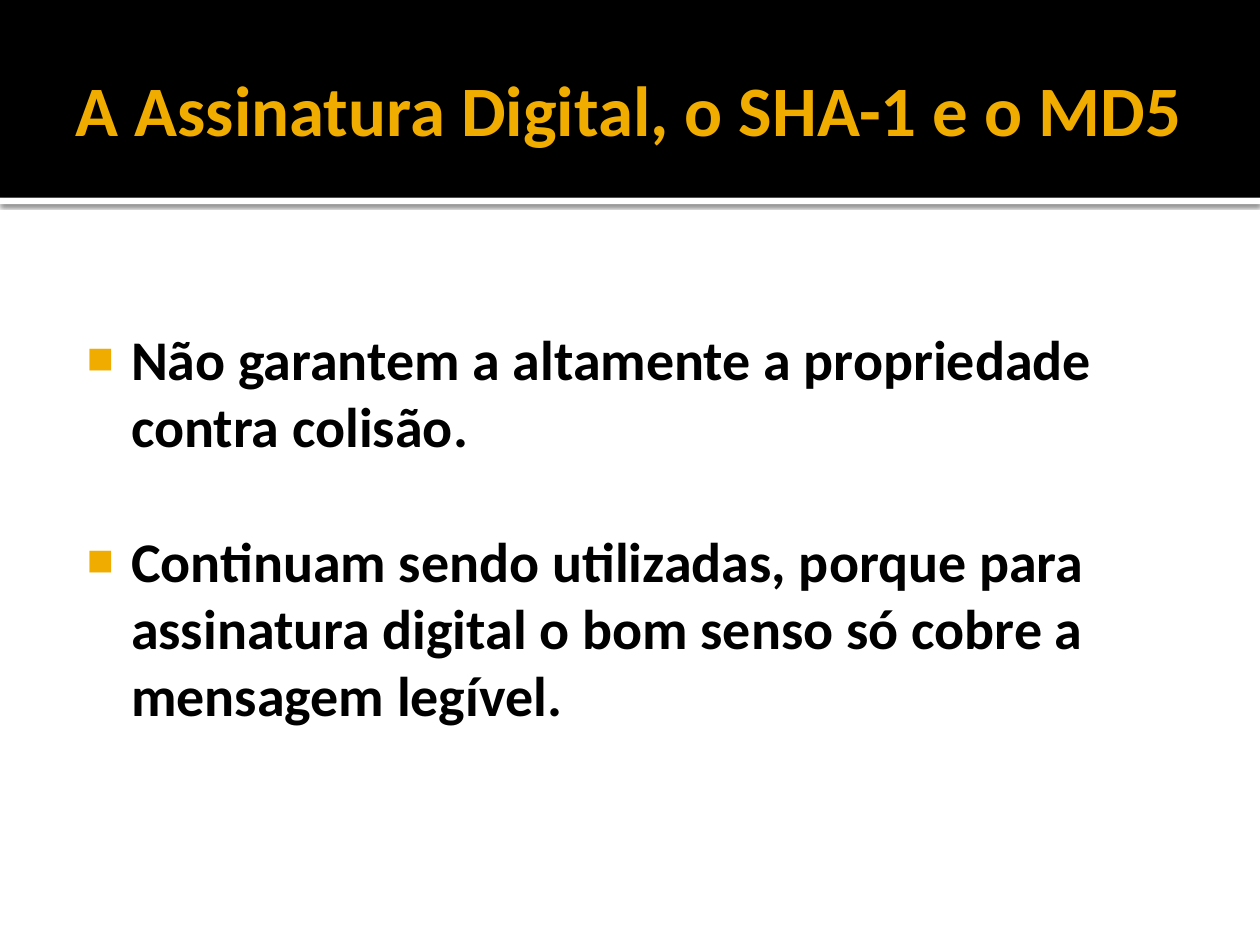
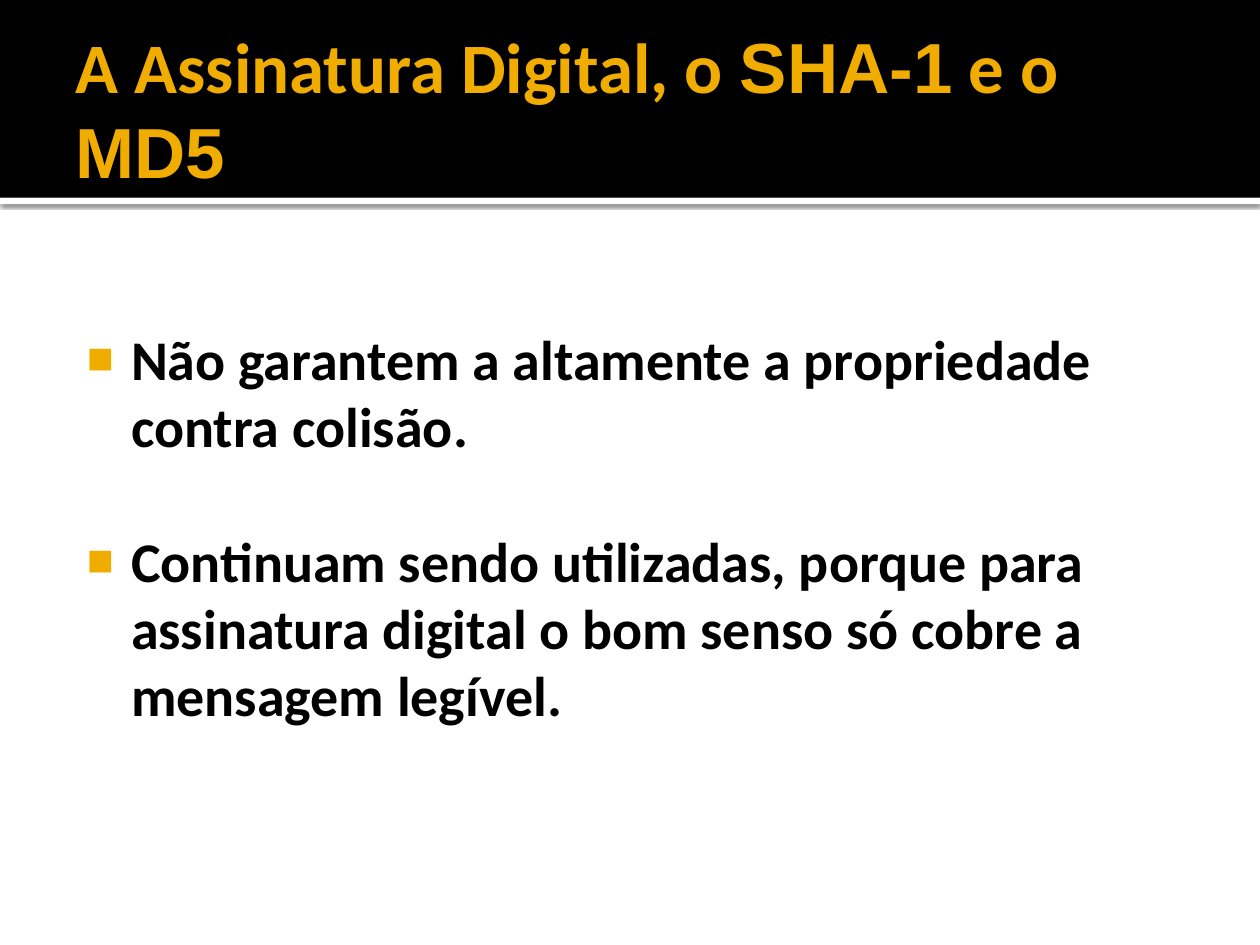
Before and after one commit to rayu1988/svn-jeanbruno, a slide deck: slide 12 of DOCS/TCC/5 - APRESENTAÇÃO.pptx (slide 11 before the commit). Drawn at 1260x945 pixels with LibreOffice and Linux fonts; fonts in the diff are those of the drawing. Boxes give left, top, right and bottom in pixels: in the first picture for what was removed or moved away, otherwise in the second. Text is boxed around its words. In the diff, an @@ line names an element or a change of style, - is before the commit and + after.

```diff
--- a/DOCS/TCC/5 - APRESENTAÇÃO.pptx
+++ b/DOCS/TCC/5 - APRESENTAÇÃO.pptx
@@ title "A Assinatura Digital, o SHA-1 ..." at (76, 43, 1059, 179): font Calibri to Arial in "SHA-1 MD5" @@
```
Also in this commit, not shown: 13 other slides changed, 10 slides added, 5 slides removed.
